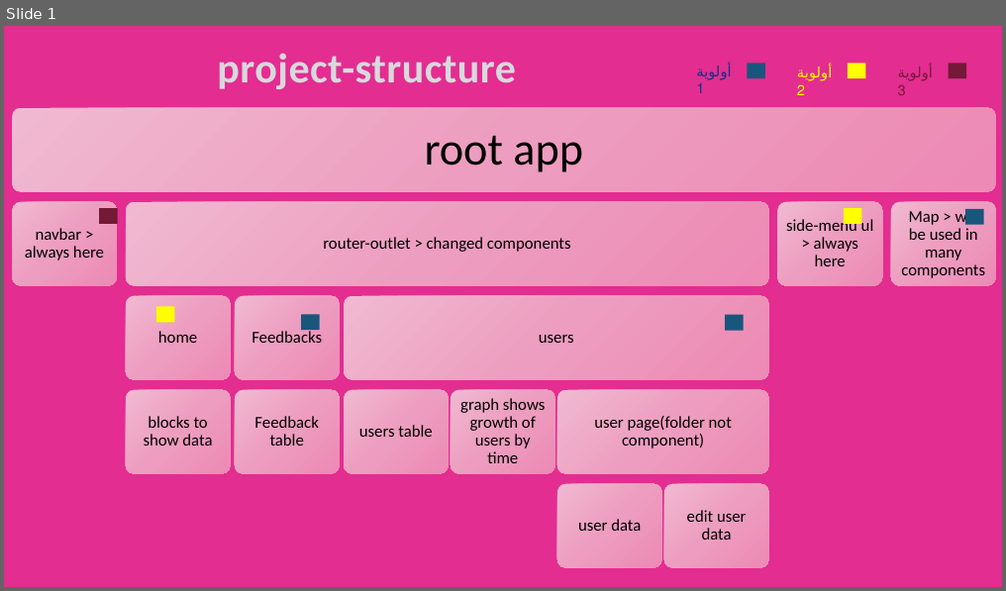
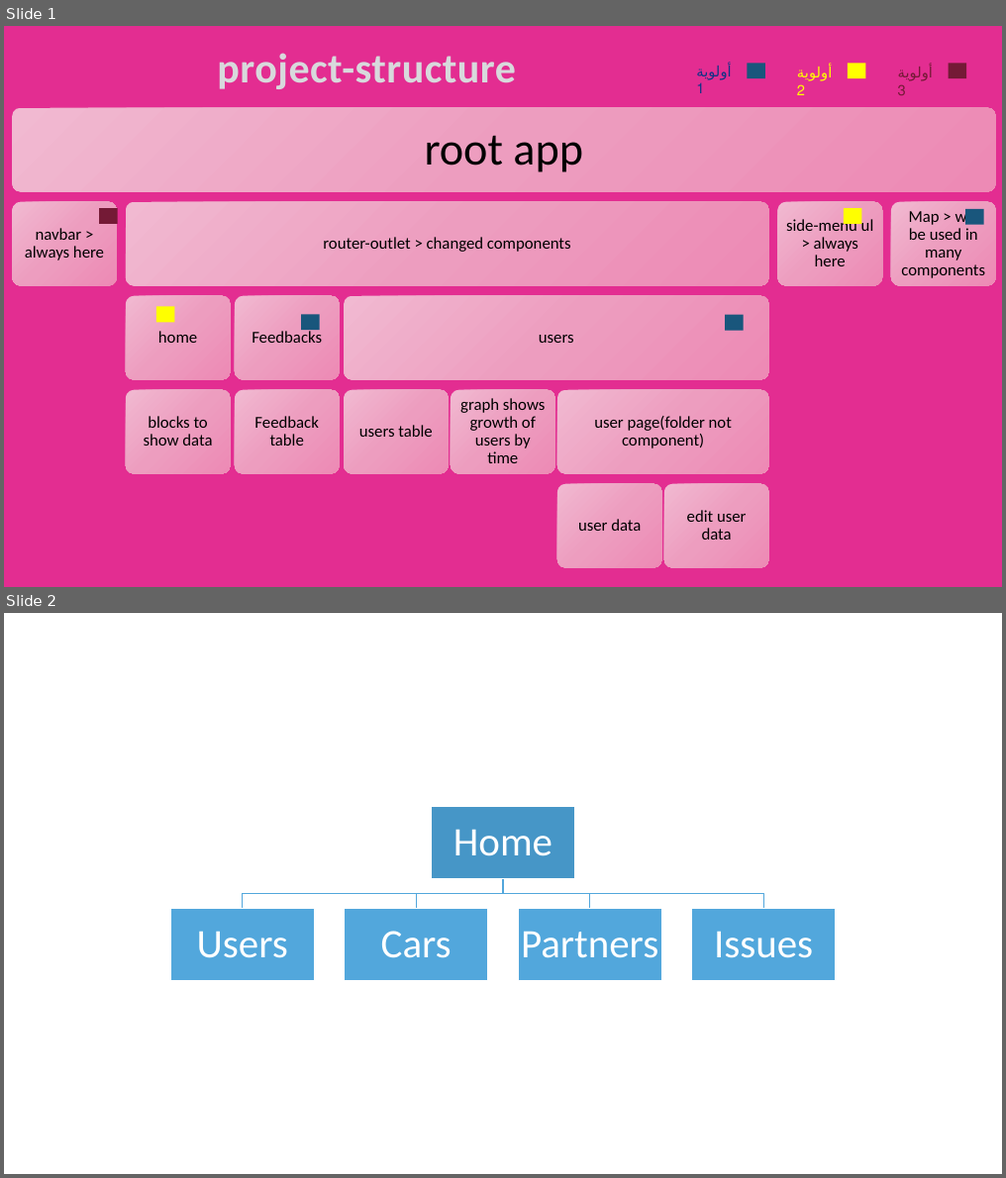
Before and after one commit to Taxi-ai/Barq-Dashboard, a slide deck: project-structure.pptx. Shown one above the other, each under a label of ours: slide 1 before the commit, slides 1 and 2 after it. The pictures are 1006x591 and 1006x1178 pixels, drawn with LibreOffice and Linux fonts; fonts in the diff are those of the drawing. Boxes give left, top, right and bottom in pixels: in the first picture for what was removed or moved away, otherwise in the second. Text is boxed around its words. In the diff, an @@ line names an element or a change of style, - is before the commit and + after.

```diff
--- a/project-structure.pptx
+++ b/project-structure.pptx
@@ slide 2 added at (4, 613, 1002, 1174), background #FFFFFF @@
@@ group added at (171, 807, 836, 980): 5 rectangles, 5 texts, 4 freeform shapes @@
+Home
+Users
+Cars
+Partners
+Issues
```
Also in this commit, not shown: 10 other files.
